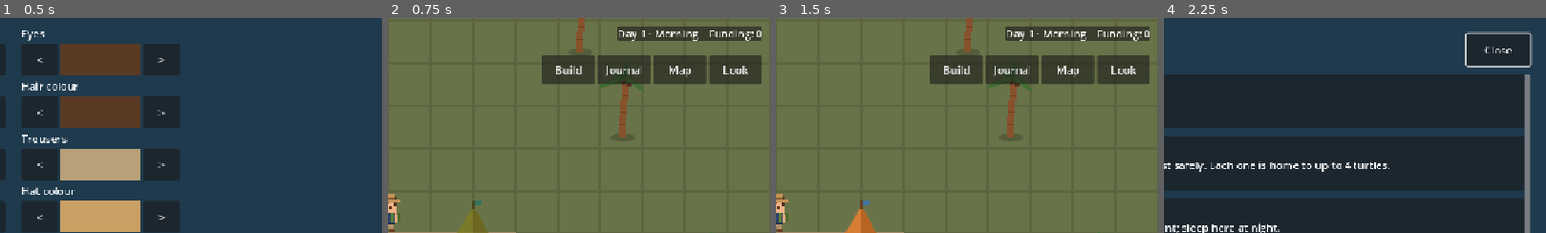
Above: before the commit, frames 1-4 (left to right).
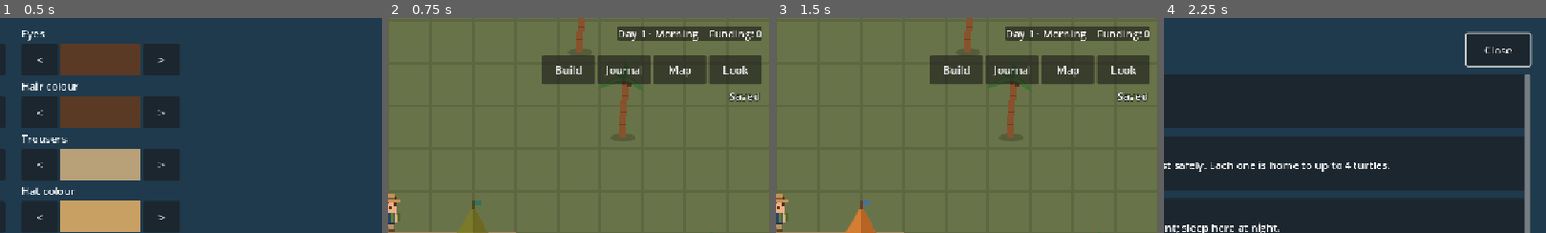
Above: after the commit, the same moments.

Repository: detronics-apps/ocean-haven
Game: Godot game, scene res://scenes/world/ocean_world.tscn
Two runs of this game, one before a commit and one after it. Both use one fixed random seed, a clock stepped at 60 frames per second and the inputs below.
Inputs:
- Up to frame 1 (0.5 s): no input
- Up to frame 2 (0.75 s): click "Let's go!" at 0.5 s
- Up to frame 3 (1.5 s): click "Place" at 1.25 s
- Up to frame 4 (2.25 s): click "Build" at 2 s
The pictures show only the part of the screen within x 50-100%, y 0-50%; the shares and areas given below are measured in that part.

Frame 1 is identical in both runs. In frame 2, 0.2% of the frame differs, in the area x 89-97%, y 34-40%; in frame 3, 0.2%; in frame 4, nothing differs.

Commit message:
Web saves: instant backup copy in localStorage; 'Saved' note
A phone closed Chrome and the game started over. On the web user:// is
IndexedDB, which is written asynchronously, so an abrupt close can lose
it. Every save now also goes to the browser's localStorage, which is
written instantly; on start the newest copy (by saved_at) is loaded.
Checked in a browser: progress survives a reload 1 s after placing the
tent, and even deleting the game's IndexedDB entirely.
A small 'Saved' note flashes after each save.

Co-Authored-By: Claude Opus 5.5 <noreply@anthropic.com>

Diff:
--- a/scripts/systems/save_system.gd
+++ b/scripts/systems/save_system.gd
@@ -2,6 +2,11 @@
 ## Autoload "SaveGame": saves progress to user://save.json and restores it on start.
 ## Autosaves after progress (collecting, discovering, building), every few seconds,
 ## and when the game is closed or sent to the background.
+## On the web it also keeps a copy in the browser's localStorage, which is written
+## instantly (the user:// copy reaches IndexedDB asynchronously, and phones can kill
+## a page before that finishes); loading uses whichever copy is newest.
+
+signal saved
 
 const PATH := "user://save.json"
 const VERSION := 1
@@ -89,6 +94,7 @@
 			nest_days[animal.name] = animal.last_nest_day
 	var state := {
 		"version": VERSION,
+		"saved_at": Time.get_unix_time_from_system(),
 		"inventory": Inventory.to_dict(),
 		"discovered": Journal.ids(),
 		"journal": Journal.details(),
@@ -113,14 +119,46 @@
 	# closed after writing (a rename isn't copied over until the next save, and phones
 	# close pages abruptly).
 	var web := OS.has_feature("web")
+	var text := JSON.stringify(state, "\t")
+	if web:
+		_web_backup_write(path, text)
 	var target := path if web else path + ".tmp"
 	var file := FileAccess.open(target, FileAccess.WRITE)
 	if not file:
 		push_error("Can't write save: %s" % error_string(FileAccess.get_open_error()))
-		return false
-	file.store_string(JSON.stringify(state, "\t"))
+		return web  # the localStorage copy still counts
+	file.store_string(text)
 	file.close()
-	return web or DirAccess.rename_absolute(target, path) == OK
+	var ok := web or DirAccess.rename_absolute(target, path) == OK
+	saved.emit()
+	return ok
+
+
+## Web: the same save text in localStorage (synchronous, survives abrupt closes).
+func _web_backup_write(path: String, text: String) -> void:
+	JavaScriptBridge.eval("try { localStorage.setItem(%s, %s); } catch (e) {}" % [
+		JSON.stringify("bluehaven:" + path), JSON.stringify(text)])
+
+
+func _web_backup_read(path: String) -> String:
+	var text: Variant = JavaScriptBridge.eval(
+		"(function () { try { return localStorage.getItem(%s) || ''; } catch (e) { return ''; } })()"
+		% JSON.stringify("bluehaven:" + path))
+	return text if text is String else ""
+
+
+## The newest readable save text: the file, or on the web possibly the localStorage copy.
+func _newest_save_text(path: String) -> String:
+	var file_text := FileAccess.get_file_as_string(path) if FileAccess.file_exists(path) else ""
+	if not OS.has_feature("web"):
+		return file_text
+	var backup := _web_backup_read(path)
+	return backup if _saved_at(backup) > _saved_at(file_text) else file_text
+
+
+static func _saved_at(text: String) -> float:
+	var state: Variant = JSON.parse_string(text) if text else null
+	return float(state.get("saved_at", 0.0)) if state is Dictionary else -1.0
 
 
 ## Restores progress into `world`. Returns false if there's no usable save
@@ -128,9 +166,10 @@
 func load_from(world: Node, path: String) -> bool:
 	_collected.clear()
 	_freed.clear()
-	if not FileAccess.file_exists(path):
+	var text := _newest_save_text(path)
+	if text == "":
 		return false
-	var state: Variant = JSON.parse_string(FileAccess.get_file_as_string(path))
+	var state: Variant = JSON.parse_string(text)
 	if not state is Dictionary or state.get("version") != VERSION:
 		push_warning("Save file unreadable; kept as %s.bad and starting fresh." % path)
 		DirAccess.rename_absolute(path, path + ".bad")
--- a/scripts/ui/hud.gd
+++ b/scripts/ui/hud.gd
@@ -15,6 +15,7 @@
 ## Buttons for what the ranger can do nearby (top centre).
 var _action_bar: HBoxContainer
 var _shown_actions: Array[String] = []
+var _saved_note: Label
 
 
 func _enter_tree() -> void:
@@ -33,6 +34,7 @@
 	Journal.hatched.connect(_on_hatched)
 	Journal.gifted.connect(_on_gifted)
 	Funding.earned.connect(_on_earned)
+	SaveGame.saved.connect(_flash_saved)
 	Funding.donations_waiting.connect(_on_donations_waiting)
 	GameClock.slept.connect(func() -> void: show_toast("Good morning! Day %d." % GameClock.day))
 	%BuildButton.pressed.connect(get_tree().call_group.bind("build_menu", "open"))
@@ -57,6 +59,29 @@
 	add_child(_action_bar)
 
 
+## A small "Saved" that fades in and out after every save, so you know progress is kept.
+func _flash_saved() -> void:
+	if not _saved_note:
+		_saved_note = Label.new()
+		_saved_note.name = "SavedNote"
+		_saved_note.text = "Saved"
+		_saved_note.mouse_filter = Control.MOUSE_FILTER_IGNORE
+		_saved_note.anchor_left = 1.0
+		_saved_note.anchor_right = 1.0
+		_saved_note.offset_left = -80
+		_saved_note.offset_right = -16
+		_saved_note.offset_top = 106
+		_saved_note.horizontal_alignment = HORIZONTAL_ALIGNMENT_RIGHT
+		_saved_note.add_theme_constant_override("outline_size", 4)
+		_saved_note.add_theme_color_override("font_outline_color", Color.BLACK)
+		_saved_note.modulate.a = 0.0
+		add_child(_saved_note)
+	var tween := create_tween()
+	tween.tween_property(_saved_note, "modulate:a", 1.0, 0.2)
+	tween.tween_interval(1.2)
+	tween.tween_property(_saved_note, "modulate:a", 0.0, 0.6)
+
+
 ## A note that stays on screen (e.g. progress can't be saved in this browser).
 func show_warning(text: String) -> void:
 	var panel := PanelContainer.new()
Not shown, changed: CLAUDE.md
